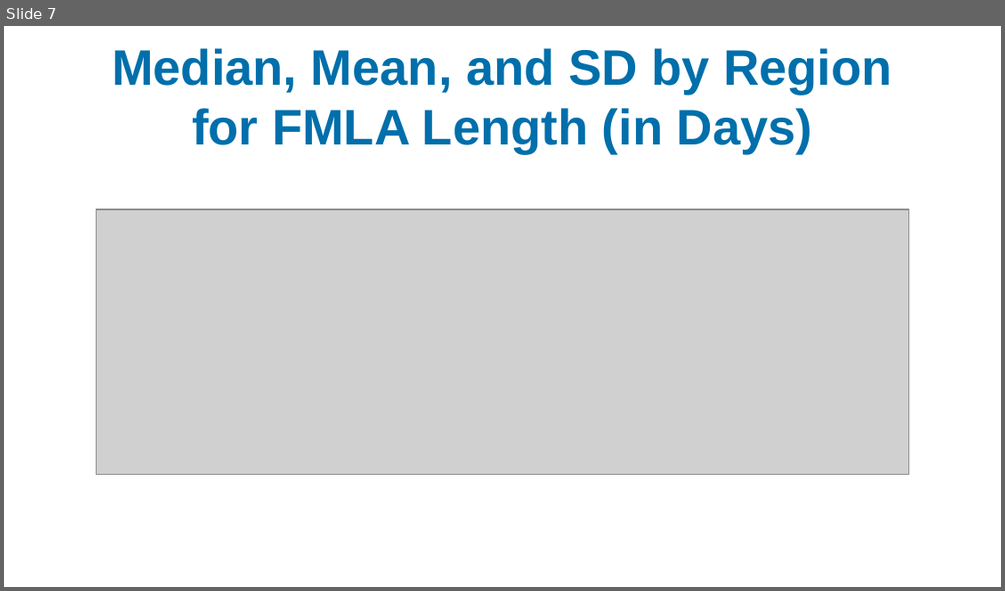
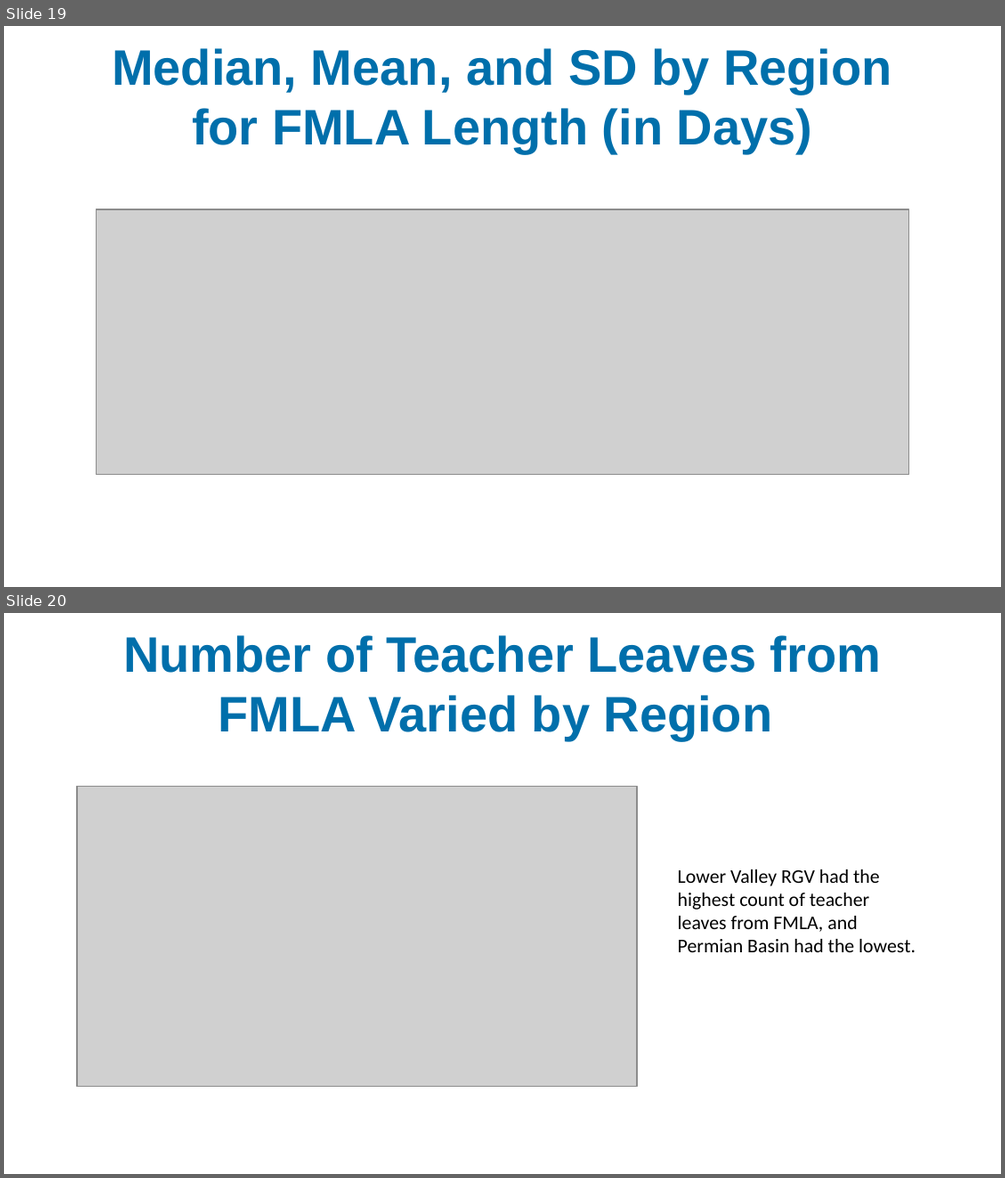
Before and after one commit to idea-analytics/Staffing_Trends_Performance_Vacancies, a slide deck: graphs/Staffing_Part1_23-24_preliminary_report.pptx. Shown one above the other, each under a label of ours: slide 7 before the commit, slides 19 and 20 after it. The pictures are 1005x591 and 1005x1178 pixels, drawn with LibreOffice and Linux fonts; fonts in the diff are those of the drawing; grey boxes stand for pictures; background and template pictures are left out. Boxes give left, top, right and bottom in pixels: in the first picture for what was removed or moved away, otherwise in the second. Text is boxed around its words. In the diff, an @@ line names an element or a change of style, - is before the commit and + after.

Commit message:
fmla
counts and updates of histograms to pptx

```diff
--- a/graphs/Staffing_Part1_23-24_preliminary_report.pptx
+++ b/graphs/Staffing_Part1_23-24_preliminary_report.pptx
@@ slide 20 added at box(4, 613, 1001, 1174), background picture (left out) @@
@@ title added at box(123, 635, 881, 740), 36 pt, text #006FAB, bold @@
+Number of Teacher Leaves from FMLA Varied by Region
@@ picture added at box(77, 787, 637, 1086) @@
@@ text added at box(678, 869, 915, 952), 14 pt, text #000000 @@
+Lower Valley RGV had the highest count of teacher leaves from FMLA, and Permian Basin had the lowest.
@@ what was slide 7 is now slide 19 @@
```
Also in this commit, not shown: 4 slides changed, 13 other slides added, 1 slide removed, 2 other files.
